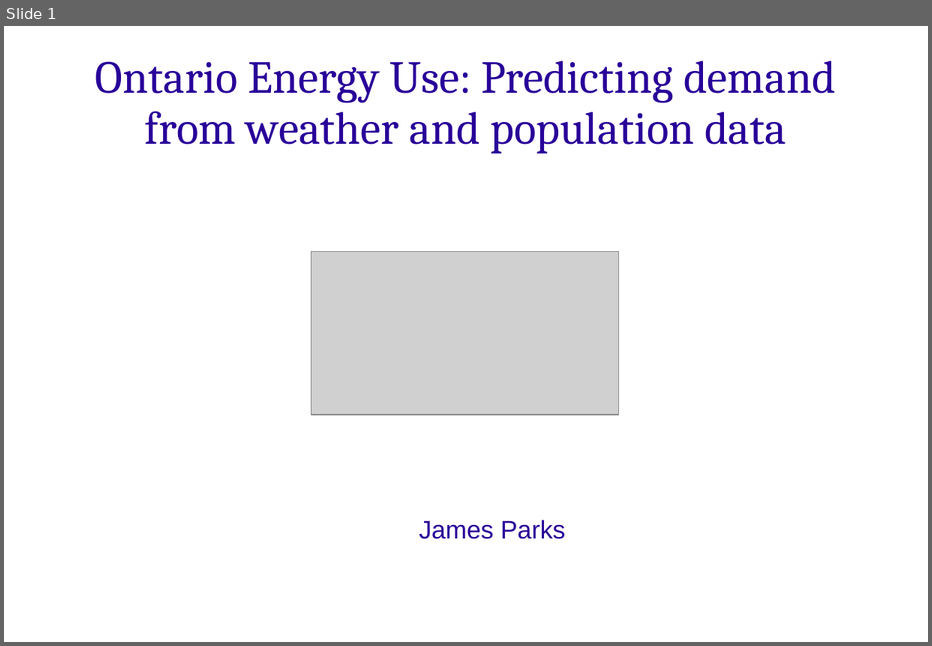
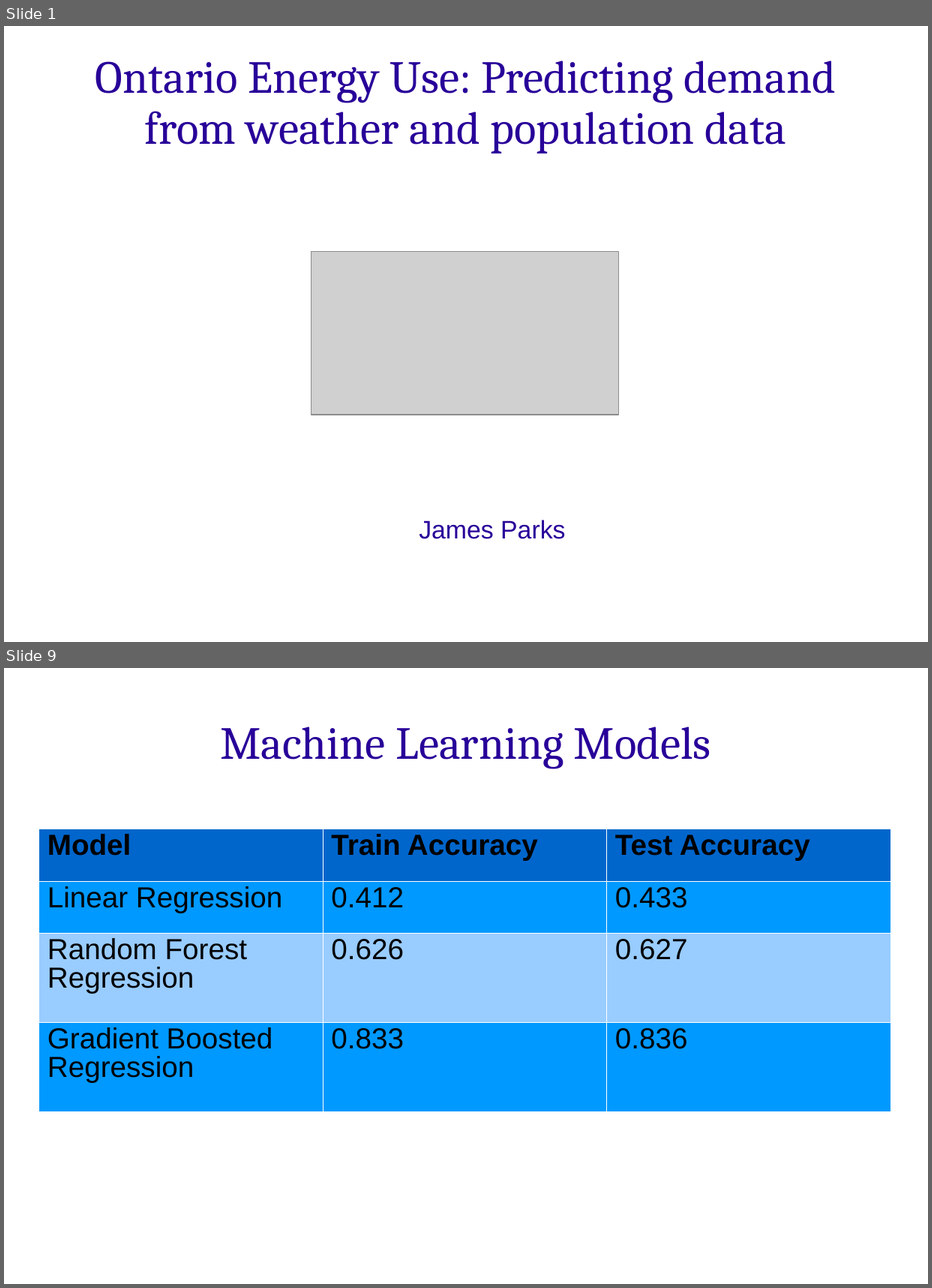
Before and after one commit to james-parks/Project2, a slide deck: capstone_project_presentation_energy.ppt. Shown one above the other, each under a label of ours: slide 1 before the commit, slides 1 and 9 after it; the slides between them are not shown. The pictures are 932x646 and 932x1288 pixels, drawn with LibreOffice and Linux fonts; fonts in the diff are those of the drawing; grey boxes stand for pictures; background and template pictures are left out. Boxes give left, top, right and bottom in pixels: in the first picture for what was removed or moved away, otherwise in the second. Text is boxed around its words. In the diff, an @@ line names an element or a change of style, - is before the commit and + after.

```diff
--- a/capstone_project_presentation_energy.ppt
+++ b/capstone_project_presentation_energy.ppt
@@ slide 9 added at [4, 668, 928, 1284], background picture (left out) @@
@@ text added at [220, 726, 711, 769], 38 pt, text #280099 @@
+Machine Learning Models
@@ table added at [38, 828, 891, 1111], 4 rows, 3 columns @@
+Model | Train Accuracy | Test Accuracy
+Linear Regression | 0.412 | 0.433
+Random Forest Regression | 0.626 | 0.627
+Gradient Boosted Regression | 0.833 | 0.836
```
Also in this commit, not shown: 1 slide changed, 9 other slides added, 12 slides removed, 2 other files.
